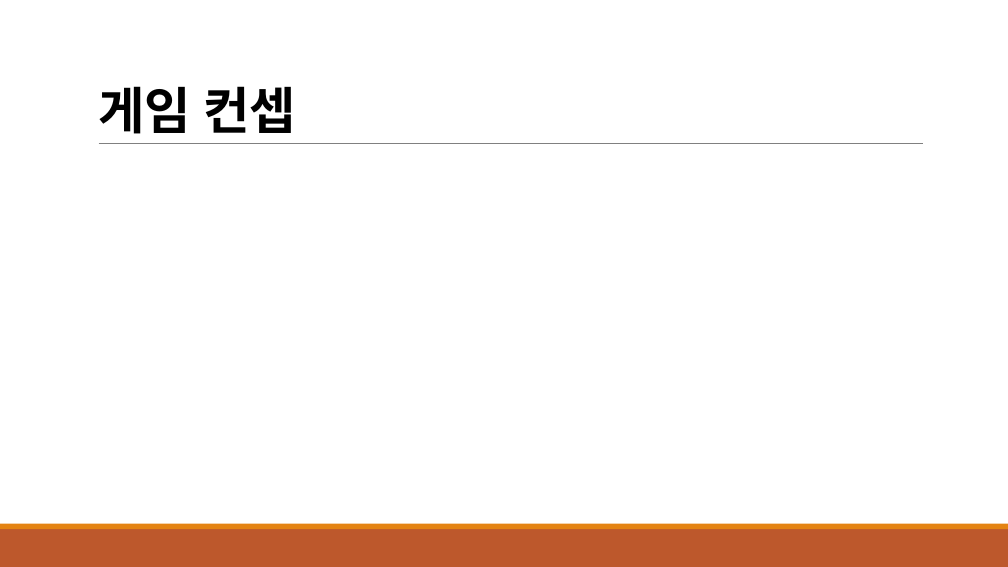
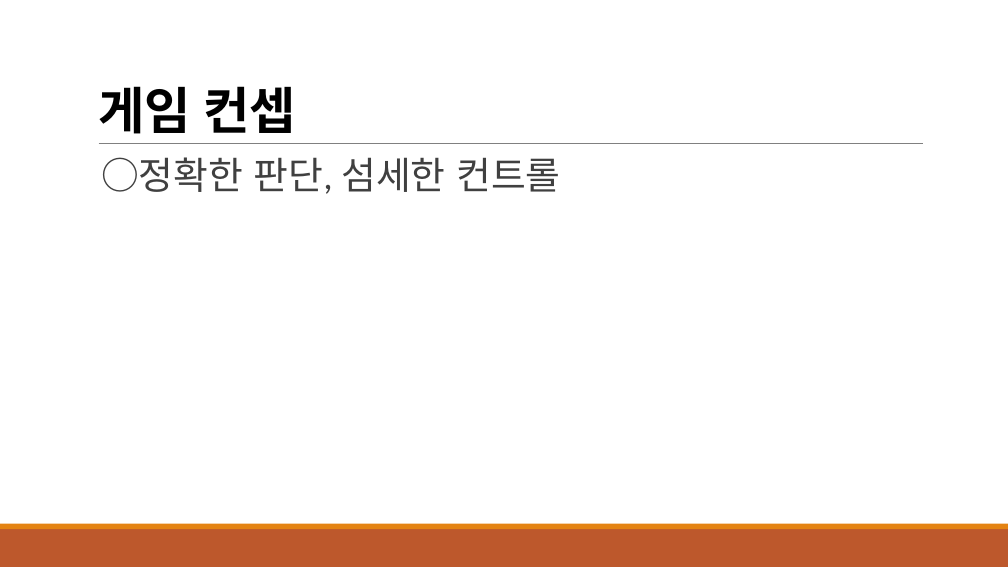
Before and after one commit to minlinea/2DGP_PROJECT, a slide deck: slide 2 of 2DGP_Project/ppt발표폴더/중간발표/Run & Retrun.pptx. Drawn at 1008x567 pixels with LibreOffice and Linux fonts; fonts in the diff are those of the drawing. Boxes give left, top, right and bottom in pixels: in the first picture for what was removed or moved away, otherwise in the second. Text is boxed around its words. In the diff, an @@ line names an element or a change of style, - is before the commit and + after.

Commit message:
중간발표 ppt 수정
게임 컨셉 제외 나머지 작성 완료

```diff
--- a/2DGP_Project/ppt발표폴더/중간발표/Run & Retrun.pptx
+++ b/2DGP_Project/ppt발표폴더/중간발표/Run & Retrun.pptx
@@ text added at box(101, 157, 560, 194), 36 pt, text #404040 @@
+  ○정확한 판단, 섬세한 컨트롤
```
